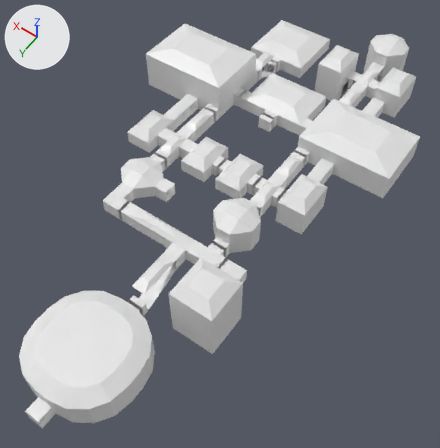
A saved change to the FBX model Assets/Models/tomb_of_the_demon_priest.fbx.
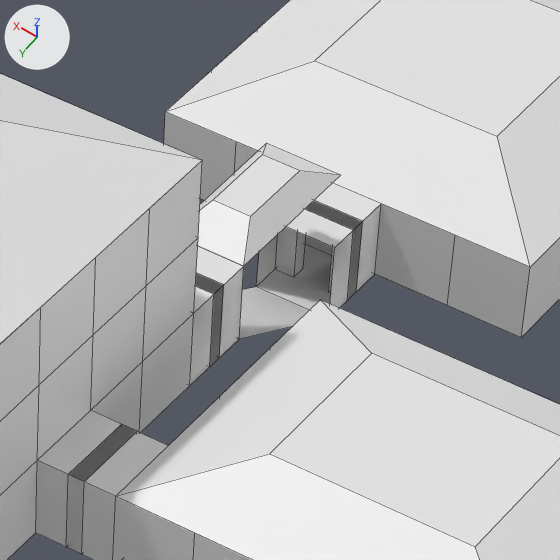
The first picture shows the older version from a 50 mm camera at (-16.8, 31.0, 32.3) aimed at (-1.5, 9.6, -1.3). The close-ups show both versions on the part from 52% to 69% of the width and 7% to 24% of the height of that picture; other places that the commit changed are outside them. The lights are fixed; the arrows at upper left show +X, +Y and +Z. The close-ups show mesh edges as thin lines. Vertices at the same position are counted once.

Names of what the first close-up shows: 'Room_-2_-4', 'Room_2_-12', 'Room_3_-1', 'Room_4_-3', 'Room_4_-4', 'Room_4_-6', 'Room_4_-7'.
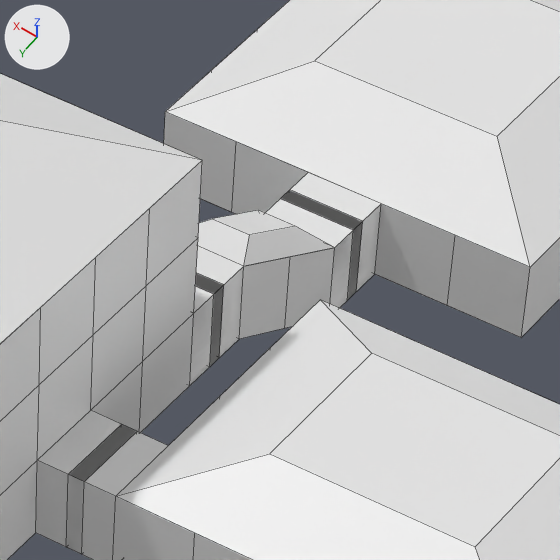
Where the newer file only moved an object's origin or applied its transform, the numbers keep the older frame.

Pixel boxes [x1, y1, x2, y2] of what changed, in the close-ups (560 x 560 px):
'Room_4_-6', reshaped, moved (34% shorter): before [198, 143, 340, 339]; after [198, 210, 335, 339]
part 1 of me_ramp_006, added: after [198, 210, 335, 339]
part 2 of me_ramp_006, deleted: before [198, 143, 340, 339]

The change in detail:
me_ramp_006 is used by ob_room_4__6; location (0.0, 0.0, 0.0).
me_ramp_006 had 12 vertices, 6 faces and spanned x 4.0..5.0, y -6.0..-4.0, z -1.0..1.25.
me_ramp_006 now has 24 vertices, 10 faces and spans x -0.5..0.5, y -1.0..1.0, z -1.0..1.0.
me_ramp_006 part 1: 24 vertices added at x -0.5..0.5, y -1.0..1.0, z -1.0..1.0.
me_ramp_006 part 2: 12 vertices removed from x 4.0..5.0, y -6.0..-4.0, z -1.0..1.25.
me_ramp_006 now uses material mat_wallmaterial_002 (white #e7e7e7).
Object 'Room_4_-6' (ob_room_4__6) moves from (0.0, 0.0, 0.0) to (4.5, -5.0, 0.0).
